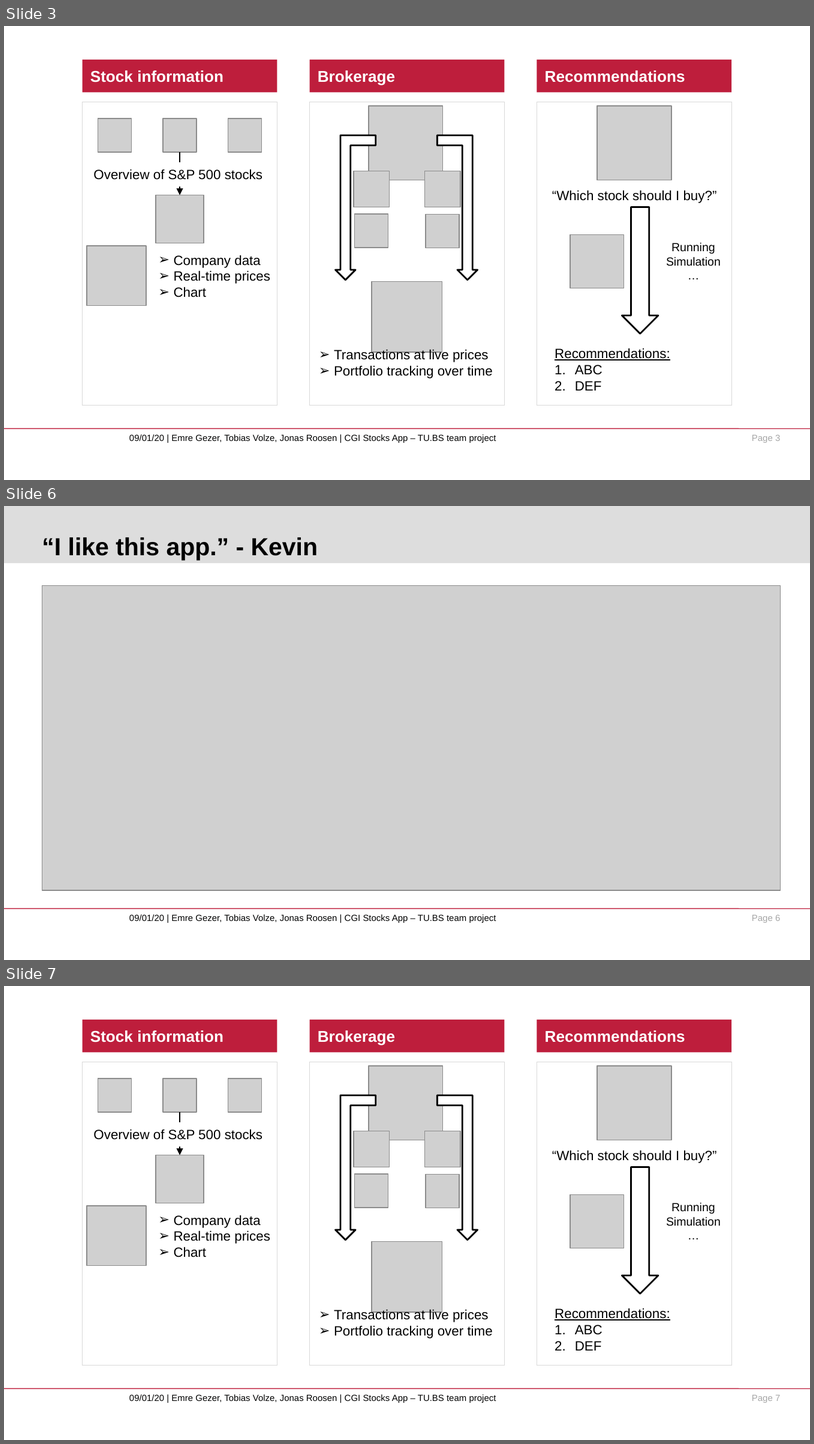
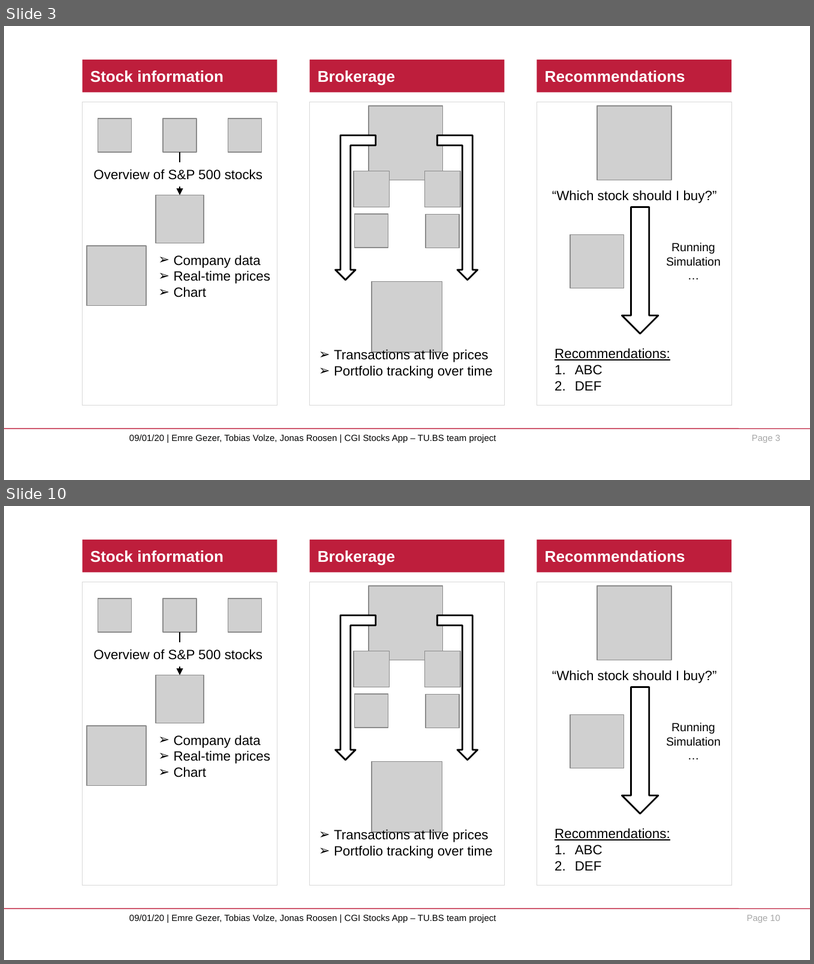
Before and after one commit to neoraven/Teamprojekt_SS20_CGI, a slide deck: presentation/TUBS_CGI_stocks_app_presentation.pptx. Shown one above the other, each under a label of ours: slides 3, 6 and 7 before the commit, slides 3 and 10 after it; the slides between them are not shown. The pictures are 814x1444 and 814x964 pixels, drawn with LibreOffice and Linux fonts; fonts in the diff are those of the drawing; grey boxes stand for pictures; background and template pictures are left out. Boxes give left, top, right and bottom in pixels: in the first picture for what was removed or moved away, otherwise in the second. Text is boxed around its words. In the diff, an @@ line names an element or a change of style, - is before the commit and + after.

```diff
--- a/presentation/TUBS_CGI_stocks_app_presentation.pptx
+++ b/presentation/TUBS_CGI_stocks_app_presentation.pptx
@@ slide 6 removed at [4,506,810,960], background #FFFFFF; not listed: 3 template elements that a slide beside it also shows @@
@@ rectangle removed at [4,506,810,563] @@
@@ title removed at [42,537,318,560] @@
-“I like this app.” - Kevin
@@ picture removed at [42,585,780,890] @@
@@ what was slide 7 is now slide 10 @@
@@ page number at [747,915,781,922]: text changed @@
-Page 7
+Page 10
```
Also in this commit, not shown: 2 slides changed, 6 slides added.
